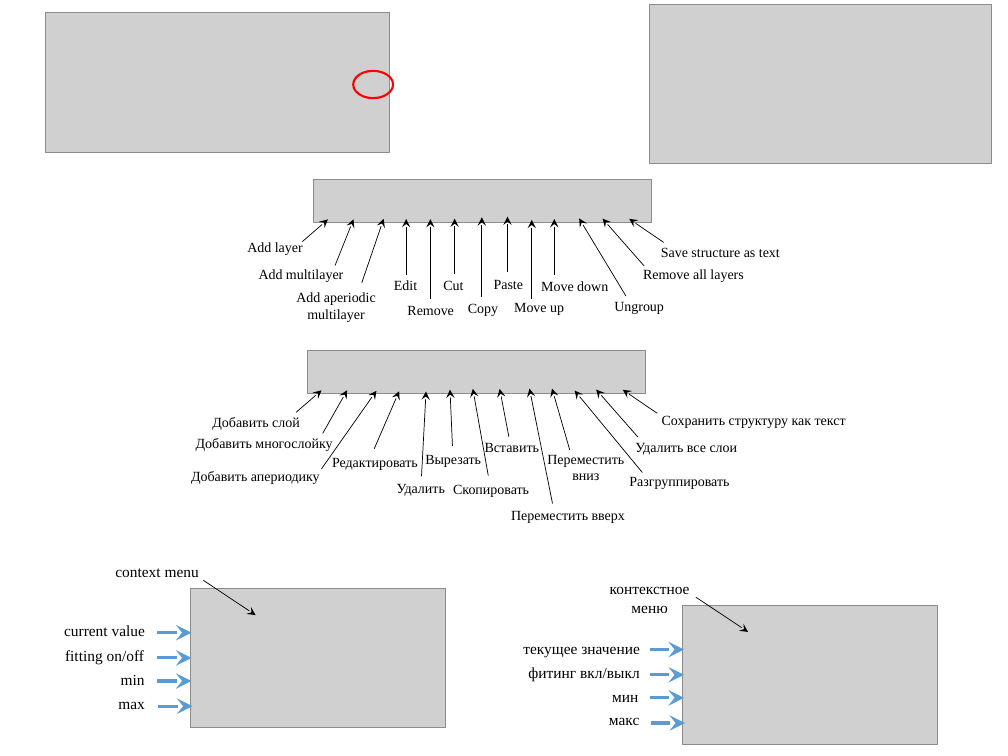
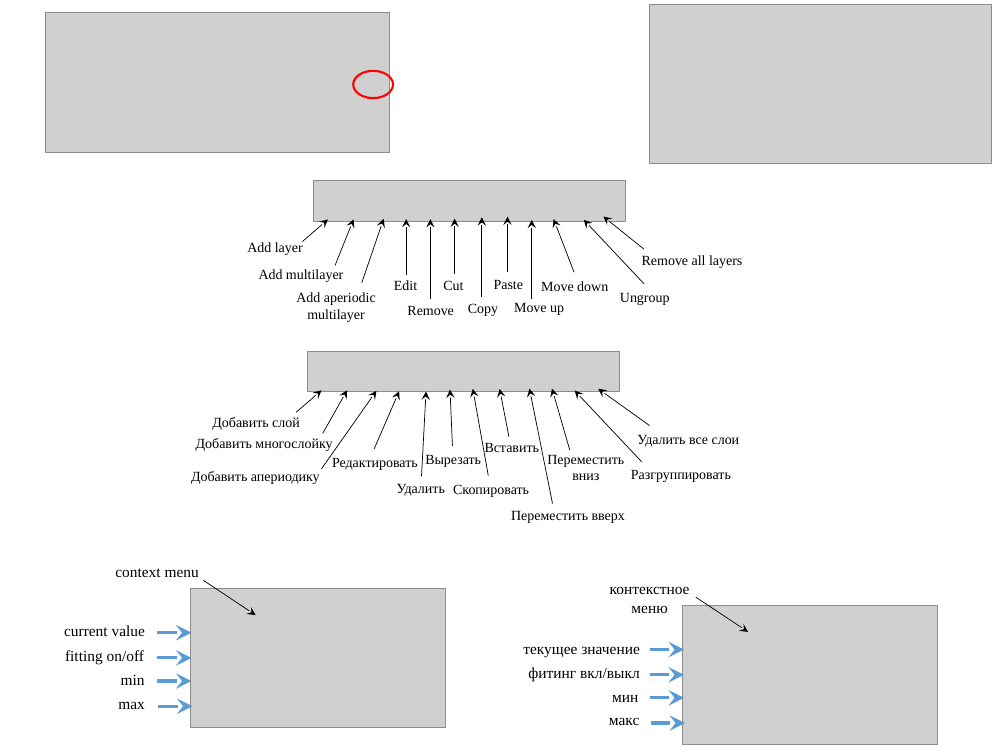
Before and after one commit to svech/Multifitting, a slide deck: slide 3 of manual/Pictures 2.0/Pictures 2.0.pptx. Drawn at 1008x756 pixels with LibreOffice and Linux fonts; fonts in the diff are those of the drawing; grey boxes stand for pictures. Boxes give left, top, right and bottom in pixels: in the first picture for what was removed or moved away, otherwise in the second. Text is boxed around its words. In the diff, an @@ line names an element or a change of style, - is before the commit and + after.

Commit message:
rm export structure from instruments panel

```diff
--- a/manual/Pictures 2.0/Pictures 2.0.pptx
+++ b/manual/Pictures 2.0/Pictures 2.0.pptx
@@ picture: place and size @@
-picture at (313,179,651,223)
+picture at (313,180,626,221)
@@ arrow moved from (554, 274) - (554, 219) to (575, 272) - (553, 219) @@
@@ arrow moved from (626, 296) - (580, 219) to (644, 284) - (584, 220) @@
@@ arrow moved from (644, 266) - (603, 219) to (644, 249) - (604, 217) @@
@@ arrow removed from (663, 243) to (629, 219) @@
@@ text "Remove all layers": place and size @@
-text "Remove all layers" at (643,269,743,282)
+text "Remove all layers" at (642,255,742,268)
@@ text removed at (661,247,780,257) @@
-Save structure as text
@@ text "Ungroup": place and size @@
-text "Ungroup" at (614,301,664,314)
+text "Ungroup" at (620,292,670,305)
@@ picture: place and size @@
-picture at (307,350,645,393)
+picture at (307,352,620,392)
@@ arrow moved from (638, 436) - (596, 389) to (649, 425) - (599, 389) @@
@@ arrow moved from (642, 473) - (575, 390) to (642, 462) - (575, 390) @@
@@ arrow removed from (657, 413) to (623, 390) @@
@@ text removed at (662,415,846,428) @@
-Сохранить структуру как текст
@@ text "Удалить все слои": place and size @@
-text "Удалить все слои" at (635,442,738,455)
+text "Удалить все слои" at (637,434,740,447)
@@ text "Разгруппировать": place and size @@
-text "Разгруппировать" at (629,476,729,489)
+text "Разгруппировать" at (631,469,731,482)
```
Also in this commit, not shown: 1 other slide changed, 4 other files.
